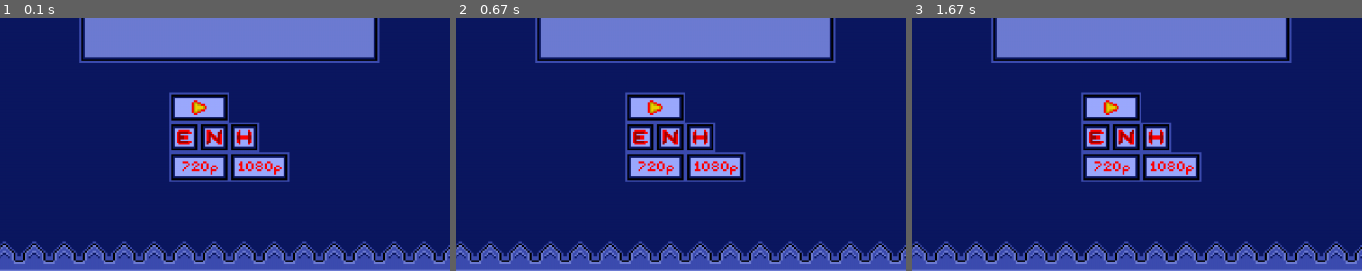
Above: before the commit, frames 1-3 (left to right).
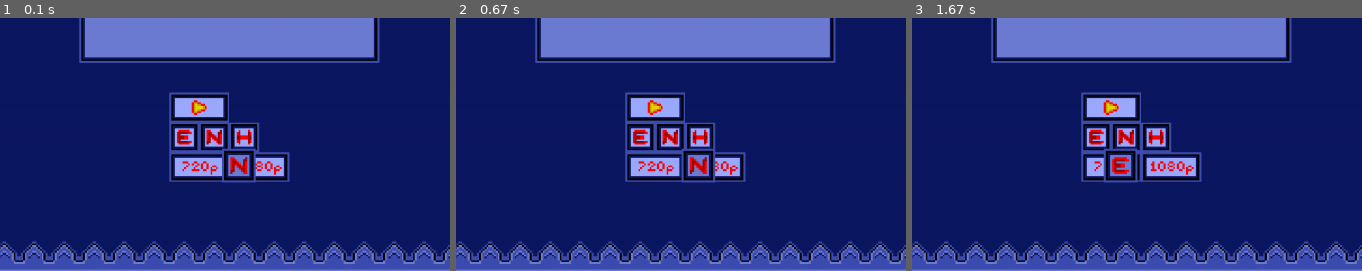
Above: after the commit, the same moments.

Repository: Jay-J-Williams/iTeamA3
Game: pygame game, started from Pygame_GroupProject/Adam's_Refinements.py
Same seed, same stepped clock (60 frames per second), same inputs: the game is played once before the commit and once after it.
Inputs (mouse positions are % of the whole screen's width and height, from its top left):
- Up to frame 1 (0.1 s): no input
- Up to frame 2 (0.67 s): press the mouse at (48, 80) at 0.37 s; move the mouse to (50, 80) at 0.47 s; release the mouse at (53, 79) at 0.6 s
- Up to frame 3 (1.67 s): press the mouse at (48, 80) at 0.7 s; move the mouse to (53, 75) at 0.8 s; release the mouse at (57, 71) at 0.93 s
The pictures show only the part of the screen within x 25-75%, y 50-100%; the shares and areas given below are measured in that part.

The runs differ from the first frame. In frame 1, 0.8% of the frame differs, in the area x 49-57%, y 51-66%; in frame 2, 0.9%, in the area x 50-58%, y 51-66%; in frame 3, 0.8%.

Commit message:
Attempt to make width/height unchangeable

Diff:
--- a/Pygame_GroupProject/Adam's_Refinements.py
+++ b/Pygame_GroupProject/Adam's_Refinements.py
@@ -15,9 +15,18 @@
 bullets = []
 #------------------------------------------------------
 difficulty = "Normal"
-width = 1280
-height = 720
-tilesize = 48
+video_info = pygame.display.Info()
+width, height = video_info.current_w, video_info.current_h
+
+if height < 1080:
+    tilesize = 48
+elif height >= 1080 and height < 1440:
+    tilesize = 64
+elif height >= 1440 and height < 2160:
+    tilesize = 96
+elif height >= 2160:
+    tilesize = 128
+
 FPS = 60
 #------------------------------------------------------
 screen = pygame.display.set_mode((width, height), pygame.FULLSCREEN)
@@ -51,44 +60,35 @@
     def __init__(self):
         self.running = True
         #------------------------------------------------------
-        self.start_left = tilesize * 11.5
-        self.start_right = tilesize * 13
-        self.start_up = tilesize * 9.5
-        self.start_down = tilesize * 10.5
+        self.start_left = tilesize * 12.5
+        self.start_right = tilesize * 14
+        self.start_up = tilesize * 10.5
+        self.start_down = tilesize * 11.5
         #------------------------------------------------------
-        self.easy_left = tilesize * 11.5
-        self.easy_right = tilesize * 12
+        self.easy_left = tilesize * 12.5
+        self.easy_right = tilesize * 13
         self.easy = "Pygame_GroupProject/Assets/Room/Easy.png"
         self.E = False
         #------------------------------------------------------
-        self.normal_left = tilesize * 12
-        self.normal_right = tilesize * 13.5
+        self.normal_left = tilesize * 13
+        self.normal_right = tilesize * 14.5
         self.normal = "Pygame_GroupProject/Assets/Room/Normal.png"
-        self.N = False
+        self.N = True
         #------------------------------------------------------
-        self.hard_left = tilesize * 13.5
-        self.hard_right = tilesize * 14
+        self.hard_left = tilesize * 14.5
+        self.hard_right = tilesize * 15
         self.hard = "Pygame_GroupProject/Assets/Room/Hard.png"
         self.H = False
         #------------------------------------------------------
-        self.diff_up = tilesize * 10.5
-        self.diff_down = tilesize * 11.5
-        #------------------------------------------------------
-        self.p720_left = tilesize * 11.5
-        self.p720_right = tilesize * 13
-        self.p720 = "Pygame_GroupProject/Assets/Room/720Res.png"
-        self.P7 = False
-        #------------------------------------------------------
-        self.p1080_left = tilesize * 13
-        self.p1080_right = tilesize * 15
-        self.p1080 = "Pygame_GroupProject/Assets/Room/1080Res.png"
-        self.P1 = False
-        #------------------------------------------------------
-        self.res_up = tilesize * 11.5
-        self.res_down = tilesize * 12.5
+        self.diff_up = tilesize * 11.5
+        self.diff_down = tilesize * 12.5
         #------------------------------------------------------
         self.diff = [self.E, self.N, self.H]
-        self.res = [self.P7, self.P1]
+
+        diff_x = (self.normal_left + self.normal_right) / 2
+        diff_y = (self.diff_up + self.diff_down) / 2
+        self.difficulty = Sprites((diff_x - 30, diff_y - 30), self.normal, [menu_tiles], (tilesize, tilesize))
+        self.diff_rect = self.difficulty.rect
     #------------------------------------------------------
     def Start(self):
         room = "Pygame_GroupProject/Assets/Room/Menu.png"
@@ -105,49 +105,43 @@
                     self.running = False
                 #------------------------------------------------------
             if mouse_pos[1] > self.diff_up and mouse_pos[1] < self.diff_down:
-                for d in self.diff:
-                    d = False
                     #------------------------------------------------------
                 if mouse_pos[0] > self.easy_left and mouse_pos[0] < self.easy_right:
+                    self.N = False
+                    self.H = False
                     self.E = True
                     #------------------------------------------------------
                 elif mouse_pos[0] > self.normal_left and mouse_pos[0] < self.normal_right:
+                    self.E = False
+                    self.H = False
+                    self.N = True
                     #------------------------------------------------------
-                    self.N = True
                 elif mouse_pos[0] > self.hard_left and mouse_pos[0] < self.hard_right:
+                    self.E = False
+                    self.N = False
                     self.H = True
                     #------------------------------------------------------
-            if mouse_pos[1] > self.res_up and mouse_pos[1] < self.res_down:
-                for r in self.res:
-                    r = False
-                    #------------------------------------------------------
-                if mouse_pos[0] > self.p720_left and mouse_pos[0] < self.p720_right:
-                    self.P7 = True
-                    #------------------------------------------------------
-                elif mouse_pos[0] > self.p1080_left and mouse_pos[0] < self.p1080_right:
-                    self.P1 = True
-                    #------------------------------------------------------
+                self.DiffChanger()
+
         if keys[pygame.K_r]:
             self.running = False
-
-        self.ImageChanger()
     #------------------------------------------------------
-    def ImageChanger(self):
+    def DiffChanger(self):
         for d in self.diff:
             if d == True:
                 self.difficulty.kill()
-                pos_y = (self.diff_up + self.diff_down) / 2
+                pos_y = ((self.diff_up + self.diff_down) / 2) - 30
                 #------------------------------------------------------
                 if d == self.E:
-                    pos_x = (self.easy_left + self.easy_right) / 2
+                    pos_x = ((self.easy_left + self.easy_right) / 2) - 25
                     image = self.easy
                     #------------------------------------------------------
                 elif d == self.N:
-                    pos_x = (self.normal_left + self.normal_right) / 2
+                    pos_x = ((self.normal_left + self.normal_right) / 2) - 25
                     #------------------------------------------------------
                     image = self.normal
                 elif d == self.H:
-                    pos_x = (self.hard_left + self.hard_right) / 2
+                    pos_x = ((self.hard_left + self.hard_right) / 2) - 30
                     image = self.hard
                     #------------------------------------------------------
                 self.difficulty = Sprites((pos_x, pos_y), image, [menu_tiles], (tilesize, tilesize))
@@ -177,7 +171,6 @@
     else:
         run = False
 
+    gc.collect()
     pygame.display.update()
     clock.tick(FPS)
-
-print("Test_O_tesT")
